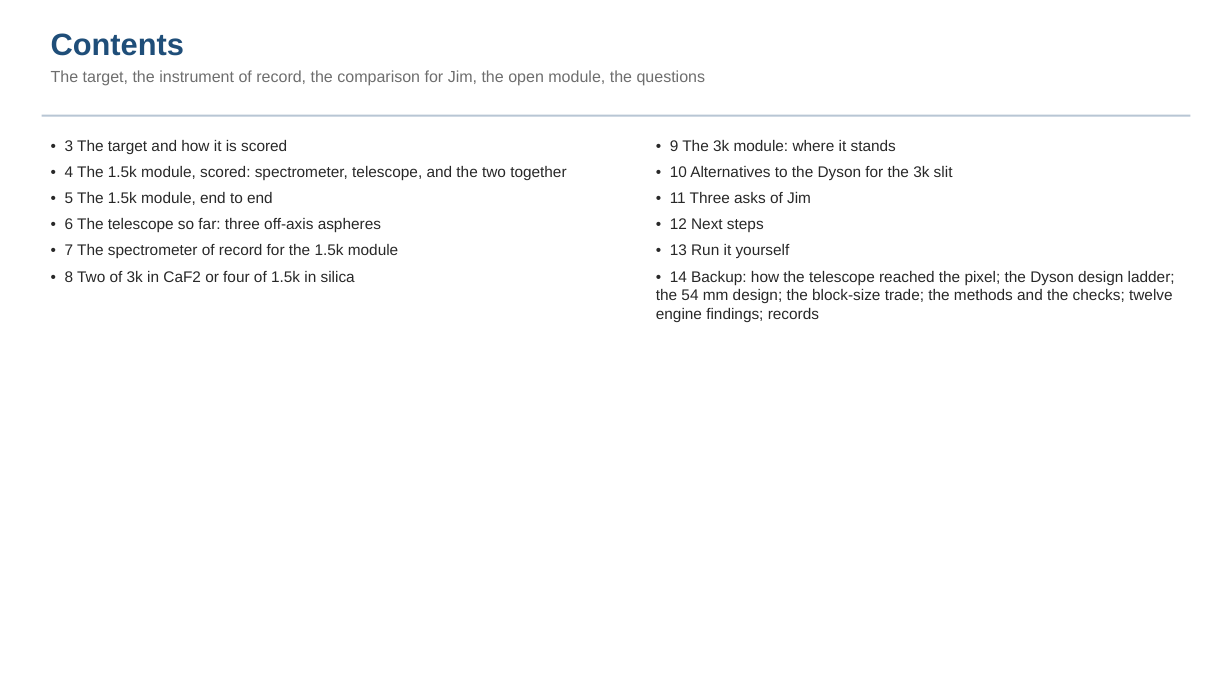
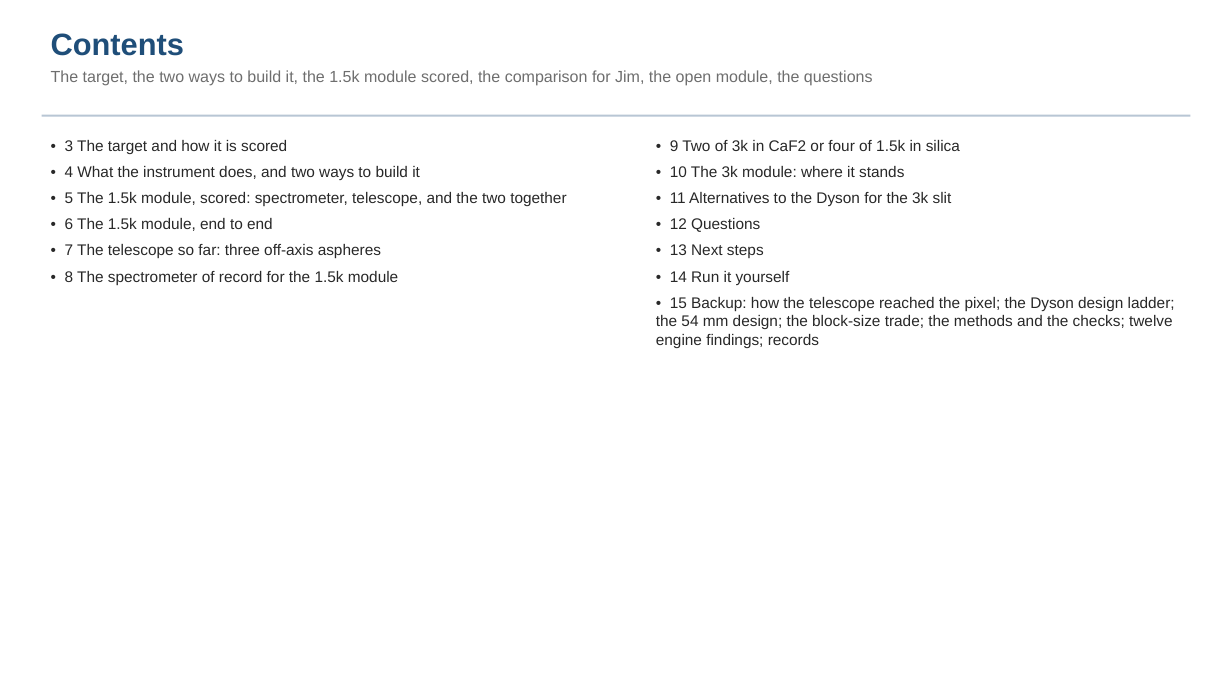
Before and after one commit to nasa-jpl/macos, a slide deck: slide 2 of demo_session/deck_dyson_record.pptx. Drawn at 1232x693 pixels with LibreOffice and Linux fonts; fonts in the diff are those of the drawing. Boxes give left, top, right and bottom in pixels: in the first picture for what was removed or moved away, otherwise in the second. Text is boxed around its words. In the diff, an @@ line names an element or a change of style, - is before the commit and + after.

```diff
--- a/demo_session/deck_dyson_record.pptx
+++ b/demo_session/deck_dyson_record.pptx
@@ text at (51, 70, 873, 86): text changed @@
-The target, the instrument of record, the comparison for Jim, the open module, the questions
+The target, the two ways to build it, the 1.5k module scored, the comparison for Jim, the open module, the questions
@@ text at (656, 140, 1175, 348): text changed @@
-• 9 The 3k module: where it stands
-• 10 Alternatives to the Dyson for the 3k slit
-• 11 Three asks of Jim
-• 12 Next steps
-• 13 Run it yourself
-• 14 Backup: how the telescope reached the pixel; the Dyson design ladder; the 54 mm design; the block-size trade; the methods and the checks; twelve engine findings; records
+• 9 Two of 3k in CaF2 or four of 1.5k in silica
+• 10 The 3k module: where it stands
+• 11 Alternatives to the Dyson for the 3k slit
+• 12 Questions
+• 13 Next steps
+• 14 Run it yourself
+• 15 Backup: how the telescope reached the pixel; the Dyson design ladder; the 54 mm design; the block-size trade; the methods and the checks; twelve engine findings; records
@@ text at (65, 166, 566, 285): text changed @@
-• 4 The 1.5k module, scored: spectrometer, telescope, and the two together
-• 5 The 1.5k module, end to end
-• 6 The telescope so far: three off-axis aspheres
-• 7 The spectrometer of record for the 1.5k module
-• 8 Two of 3k in CaF2 or four of 1.5k in silica
+• 4 What the instrument does, and two ways to build it
+• 5 The 1.5k module, scored: spectrometer, telescope, and the two together
+• 6 The 1.5k module, end to end
+• 7 The telescope so far: three off-axis aspheres
+• 8 The spectrometer of record for the 1.5k module
```
Also in this commit, not shown: 9 other slides changed, 1 slide added, 2 other files.
